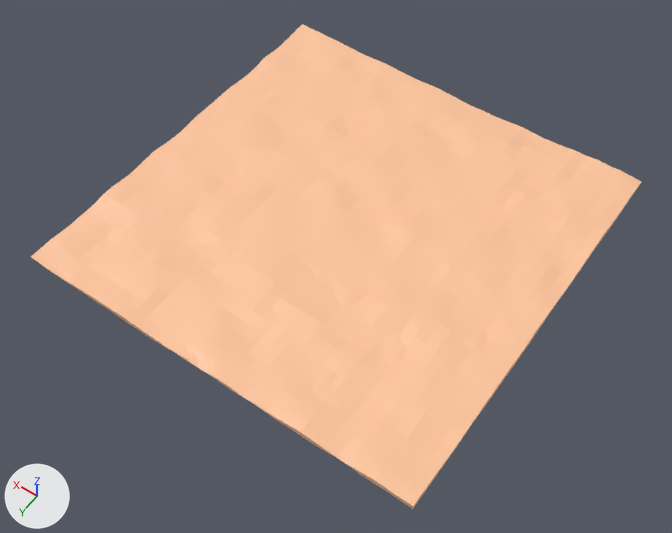
Two versions of the OBJ model assets/models/ground/ground.obj, one commit apart.
The view is the same before and after, from a camera (50 mm lens) standing at (-19.1, 27.7, 38.0) and looking at (-0.7, 2.0, -2.3). Every picture has the same lights, and +X, +Y and +Z are marked at lower left. Where no turn or scale is listed for an object, it has been applied to the vertices.

Script lines for the objects in view, before the commit:
```python
me_plane_001 = bpy.data.meshes.new('Plane.001')
me_plane_001.from_pydata(...)  # 2592 vertices, 2590 faces; spans x -12.0..12.0, y -12.0..12.0, z -1.0..-0.4
me_plane_001.materials.append(mat_material_004)  # beige #ffc69e
ob_plane_001 = bpy.data.objects.new('Plane.001', me_plane_001)
ob_plane_001.location = (0.0, 0.0, 0.0)
```
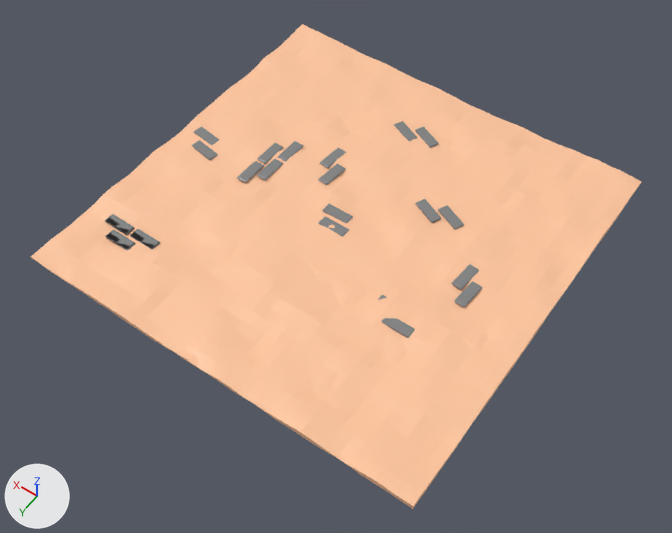
The newer file is also turned or shifted as a whole; pictures and numbers use the older file's frame.

Where the change shows, as pixel boxes (x1, y1, x2, y2) in the pictures (672 x 533 px):
'floor.006', added
    after: (381, 318, 415, 338)
'floor.013', added
    after: (454, 281, 482, 308)
'floor.012', added
    after: (452, 264, 479, 290)
'floor.016', added
    after: (105, 229, 136, 250)
'floor.015', added
    after: (105, 214, 135, 235)
'floor.014', added
    after: (130, 229, 160, 250)
'floor.024', added
    after: (438, 205, 464, 230)
'floor.018', added
    after: (415, 199, 441, 223)
'floor.002', added
    after: (322, 204, 353, 223)
'floor.031', added
    after: (237, 161, 264, 183)
'floor.017', added
    after: (319, 164, 346, 185)
'floor.032', added
    after: (257, 159, 283, 180)
'floor.011', added
    after: (318, 216, 349, 237)
'floor.023', added
    after: (192, 140, 218, 160)
'floor.030', added
    after: (257, 143, 283, 164)
'floor.019', added
    after: (320, 147, 346, 168)
'floor.029', added
    after: (278, 141, 303, 162)
'floor.020', added
    after: (415, 127, 439, 148)
'floor.022', added
    after: (194, 127, 219, 145)
'floor.021', added
    after: (394, 121, 417, 141)

Edits to the bpy script that builds the scene:
```text
Add ob_floor_032:
    ob_floor_032 = bpy.data.objects.new('floor.032', me_floor_032)  # 44 vertices, 42 faces; spans x 5.28..5.96, y -1.25..0.45, z -0.02..0.12; in mat_pierre_083 (grey #818181)
    ob_floor_032.location = (0.0, 0.0, -0.58)
Add ob_floor_031:
    ob_floor_031 = bpy.data.objects.new('floor.031', me_floor_031)  # 44 vertices, 42 faces; spans x 6.08..6.76, y -0.45..1.24, z -0.02..0.12; in mat_pierre_082 (grey #818181)
    ob_floor_031.location = (0.0, 0.0, -0.58)
Add ob_floor_030:
    ob_floor_030 = bpy.data.objects.new('floor.030', me_floor_030)  # 44 vertices, 42 faces; spans x 6.07..6.75, y -2.28..-0.59, z -0.02..0.12; in mat_pierre_081 (grey #818181)
    ob_floor_030.location = (0.0, 0.0, -0.58)
Add ob_floor_029:
    ob_floor_029 = bpy.data.objects.new('floor.029', me_floor_029)  # 44 vertices, 42 faces; spans x 5.2..5.89, y -3.06..-1.36, z -0.02..0.12; in mat_pierre_080 (grey #818181)
    ob_floor_029.location = (0.0, 0.0, -0.58)
Add ob_floor_024:
    ob_floor_024 = bpy.data.objects.new('floor.024', me_floor_024)  # 44 vertices, 42 faces; spans x -5.53..-3.76, y -3.93..-2.69, z -0.04..0.1; in mat_pierre_075 (grey #818181)
    ob_floor_024.location = (0.0, 0.0, -0.58)
Add ob_floor_023:
    ob_floor_023 = bpy.data.objects.new('floor.023', me_floor_023)  # 44 vertices, 42 faces; spans x 8.84..10.59, y 0.12..0.99, z -0.09..0.05; in mat_pierre_073 (grey #818181)
    ob_floor_023.location = (0.0, 0.0, -0.58)
Add ob_floor_022:
    ob_floor_022 = bpy.data.objects.new('floor.022', me_floor_022)  # 44 vertices, 42 faces; spans x 9.5..11.26, y -0.83..0.03, z -0.09..0.05; in mat_pierre_071 (grey #818181)
    ob_floor_022.location = (0.0, 0.0, -0.58)
Add ob_floor_021:
    ob_floor_021 = bpy.data.objects.new('floor.021', me_floor_021)  # 44 vertices, 42 faces; spans x 0.14..1.91, y -8.14..-6.9, z -0.04..0.1; in mat_pierre_038 (grey #818181)
    ob_floor_021.location = (0.0, 0.0, -0.58)
Add ob_floor_020:
    ob_floor_020 = bpy.data.objects.new('floor.020', me_floor_020)  # 44 vertices, 42 faces; spans x -1.12..0.65, y -8.46..-7.22, z -0.04..0.1; in mat_pierre_035 (grey #818181)
    ob_floor_020.location = (0.0, 0.0, -0.58)
Add ob_floor_019:
    ob_floor_019 = bpy.data.objects.new('floor.019', me_floor_019)  # 45 vertices, 42 faces; spans x 2.85..3.64, y -4.12..-2.39, z -0.04..0.1; in mat_pierre_068 (grey #818181)
    ob_floor_019.location = (0.0, 0.0, -0.58)
Add ob_floor_018:
    ob_floor_018 = bpy.data.objects.new('floor.018', me_floor_018)  # 45 vertices, 42 faces; spans x -4.27..-2.5, y -3.61..-2.37, z -0.04..0.1; in mat_pierre_074 (grey #818181)
    ob_floor_018.location = (0.0, 0.0, -0.58)
Add ob_floor_017:
    ob_floor_017 = bpy.data.objects.new('floor.017', me_floor_017)  # 44 vertices, 42 faces; spans x 2.14..2.93, y -3.03..-1.3, z -0.04..0.1; in mat_pierre_066 (grey #818181)
    ob_floor_017.location = (0.0, 0.0, -0.58)
Add ob_floor_016:
    ob_floor_016 = bpy.data.objects.new('floor.016', me_floor_016)  # 44 vertices, 42 faces; spans x 8.13..9.81, y 8.04..8.69, z -0.09..0.05; in mat_pierre_065 (grey #818181)
    ob_floor_016.location = (0.0, 0.0, -0.58)
Add ob_floor_015:
    ob_floor_015 = bpy.data.objects.new('floor.015', me_floor_015)  # 45 vertices, 42 faces; spans x 8.93..10.62, y 7.26..7.91, z -0.09..0.05; in mat_pierre_064 (grey #818181)
    ob_floor_015.location = (0.0, 0.0, -0.58)
Add ob_floor_014:
    ob_floor_014 = bpy.data.objects.new('floor.014', me_floor_014)  # 44 vertices, 42 faces; spans x 7.1..8.79, y 7.23..7.88, z -0.09..0.05; in mat_pierre_063 (grey #818181)
    ob_floor_014.location = (0.0, 0.0, -0.58)
Add ob_floor_013:
    ob_floor_013 = bpy.data.objects.new('floor.013', me_floor_013)  # 44 vertices, 42 faces; spans x -8.46..-7.7, y -0.24..1.49, z -0.09..0.05; in mat_pierre_062 (grey #818181)
    ob_floor_013.location = (0.0, 0.0, -0.58)
Add ob_floor_012:
    ob_floor_012 = bpy.data.objects.new('floor.012', me_floor_012)  # 44 vertices, 42 faces; spans x -7.77..-7.01, y -1.13..0.6, z -0.09..0.05; in mat_pierre_061 (grey #818181)
    ob_floor_012.location = (0.0, 0.0, -0.58)
Add ob_floor_011:
    ob_floor_011 = bpy.data.objects.new('floor.011', me_floor_011)  # 44 vertices, 42 faces; spans x -0.64..1.04, y 0.61..1.27, z -0.09..0.05; in mat_pierre_060 (grey #818181)
    ob_floor_011.location = (0.0, 0.0, -0.58)
Add ob_floor_006:
    ob_floor_006 = bpy.data.objects.new('floor.006', me_floor_006)  # 44 vertices, 42 faces; spans x -7.04..-5.36, y 4.03..4.68, z -0.09..0.05; in mat_pierre_055 (grey #818181)
    ob_floor_006.location = (0.0, 0.0, -0.58)
Add ob_floor_002:
    ob_floor_002 = bpy.data.objects.new('floor.002', me_floor_002)  # 44 vertices, 42 faces; spans x -0.27..1.42, y -0.28..0.38, z -0.09..0.05; in mat_pierre_054 (grey #818181)
    ob_floor_002.location = (0.0, 0.0, -0.58)
```
